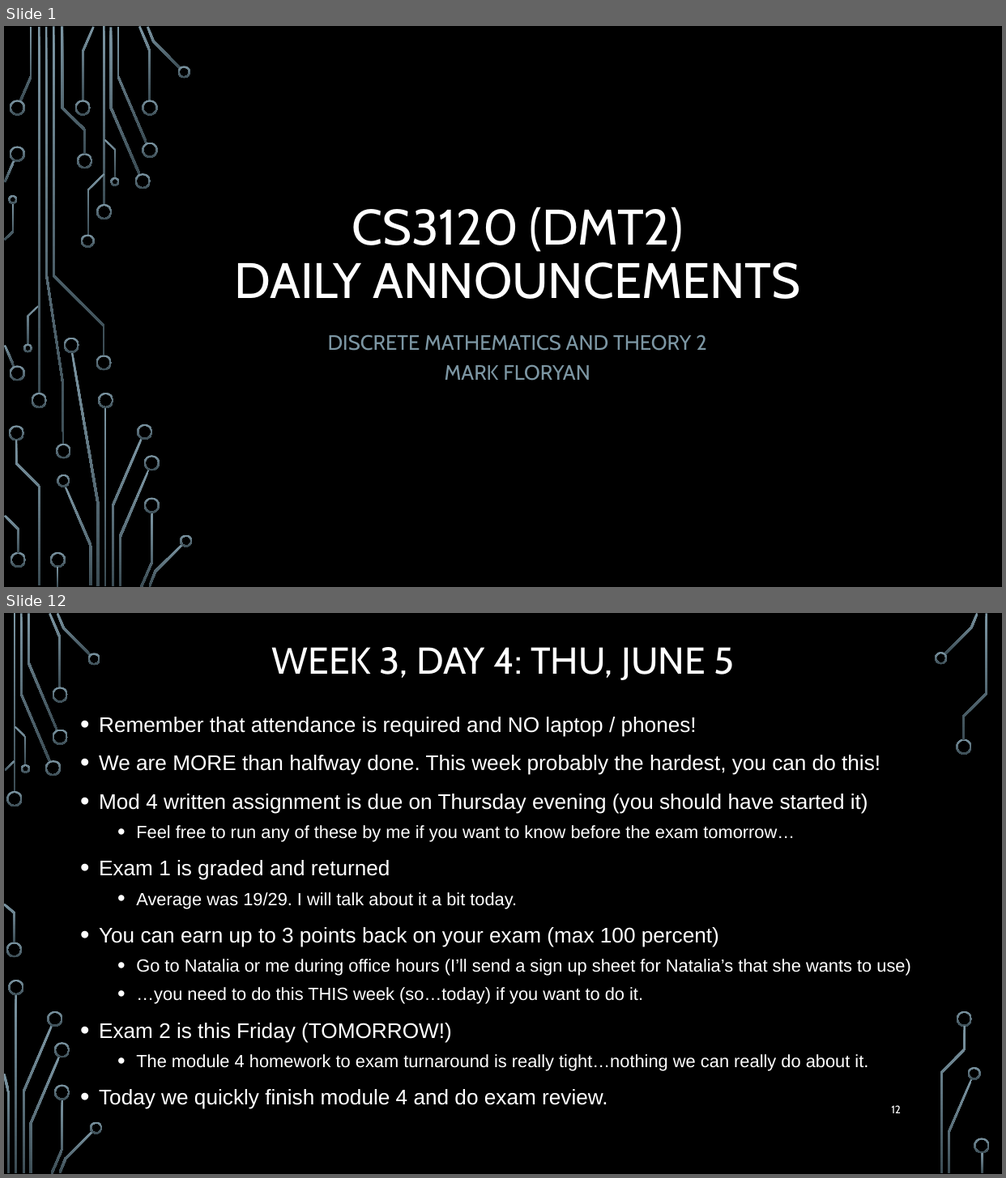
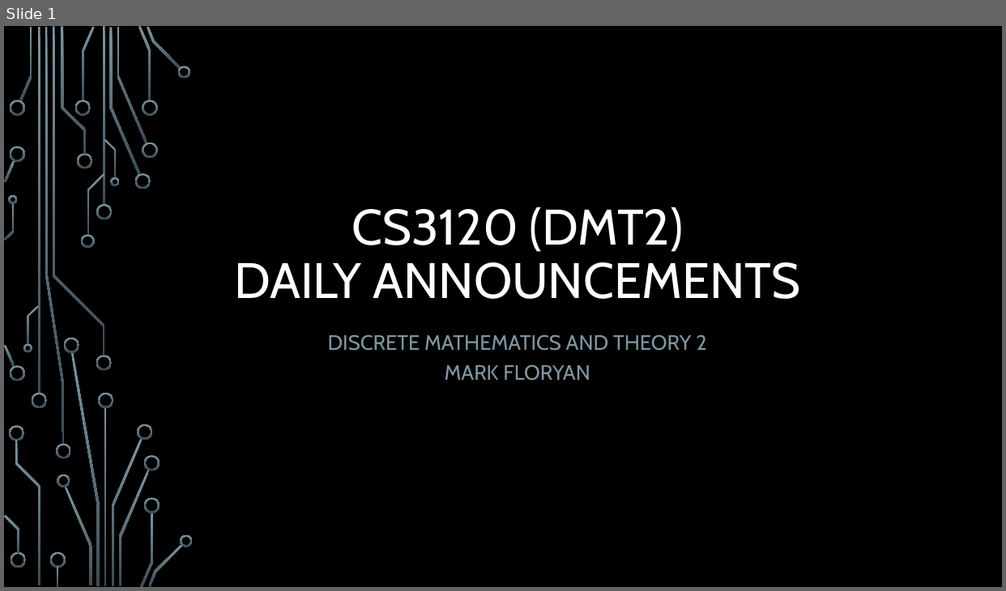
Before and after one commit to markfloryan/dmt2, a slide deck: slides/00-DailyAnnouncements.pptx. Shown one above the other, each under a label of ours: slides 1 and 12 before the commit, slide 1 after it; the slides between them are not shown. The pictures are 1006x1178 and 1006x591 pixels, drawn with LibreOffice and Linux fonts; fonts in the diff are those of the drawing; background and template pictures are left out. Boxes give left, top, right and bottom in pixels: in the first picture for what was removed or moved away, otherwise in the second. Text is boxed around its words. In the diff, an @@ line names an element or a change of style, - is before the commit and + after.

```diff
--- a/slides/00-DailyAnnouncements.pptx
+++ b/slides/00-DailyAnnouncements.pptx
@@ slide 12 removed at (4, 613, 1002, 1174), background picture (left out) @@
@@ title removed at (272, 647, 734, 680) @@
-WEEK 3, DAY 4: THU, JUNE 5
@@ text removed at (99, 717, 910, 1110) @@
-• Remember that attendance is required and NO laptop / phones!
-• We are MORE than halfway done. This week probably the hardest, you can do this!
-• Mod 4 written assignment is due on Thursday evening (you should have started it)
-  • Feel free to run any of these by me if you want to know before the exam tomorrow…
-• Exam 1 is graded and returned
-  • Average was 19/29. I will talk about it a bit today.
-• You can earn up to 3 points back on your exam (max 100 percent)
-  • Go to Natalia or me during office hours (I’ll send a sign up sheet for Natalia’s that she wants to use)
-  • …you need to do this THIS week (so…today) if you want to do it.
-• Exam 2 is this Friday (TOMORROW!)
-  • The module 4 homework to exam turnaround is really tight…nothing we can really do about it.
-• Today we quickly finish module 4 and do exam review.
@@ page number removed at (891, 1105, 901, 1114) @@
-12
@@ group removed at (4, 613, 990, 1174): 33 freeform shapes, 3 rectangles @@
```
Also in this commit, not shown: 1 slide changed, 1 slide added, 14 other slides removed, 1 other file.
